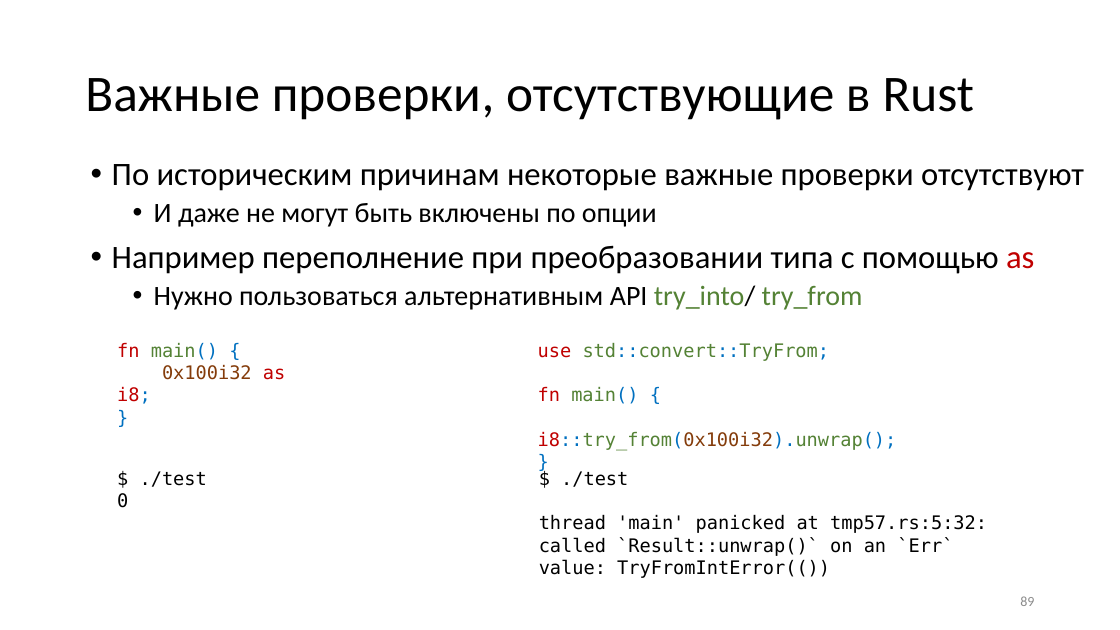
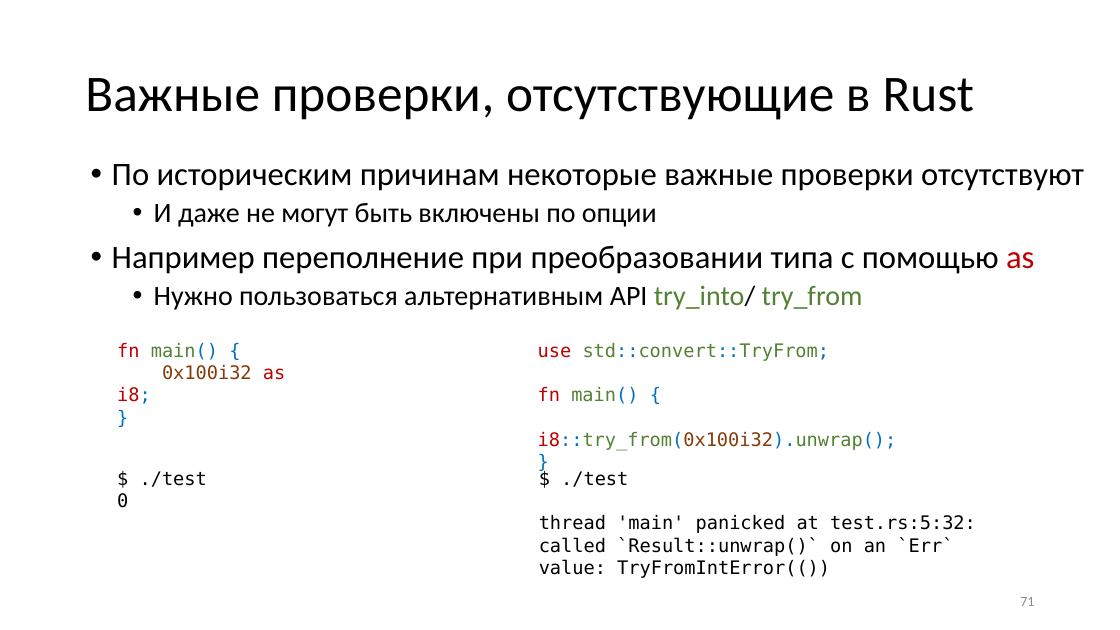
Before and after one commit to yugr/rust-slides, a slide deck: slide 71 of RU_short.pptx (slide 89 before the commit). Drawn at 1120x630 pixels with LibreOffice and Linux fonts; fonts in the diff are those of the drawing. Boxes give left, top, right and bottom in pixels: in the first picture for what was removed or moved away, otherwise in the second. Text is boxed around its words. In the diff, an @@ line names an element or a change of style, - is before the commit and + after.

```diff
--- a/RU_short.pptx
+++ b/RU_short.pptx
@@ text at box(539, 515, 976, 533): text changed @@
-thread 'main' panicked at tmp57.rs:5:32:
+thread 'main' panicked at test.rs:5:32:
@@ page number at box(1020, 597, 1034, 606): text changed @@
-89
+71
```
Also in this commit, not shown: 10 other slides changed, 10 slides removed, 4 other files.
